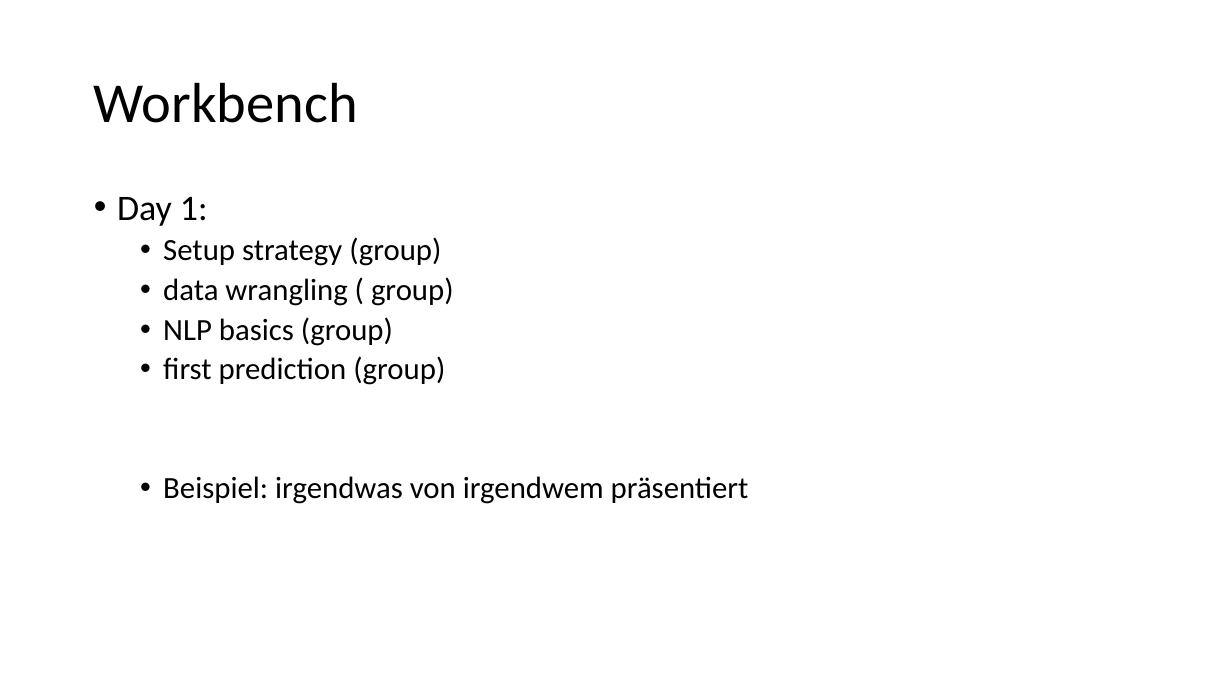
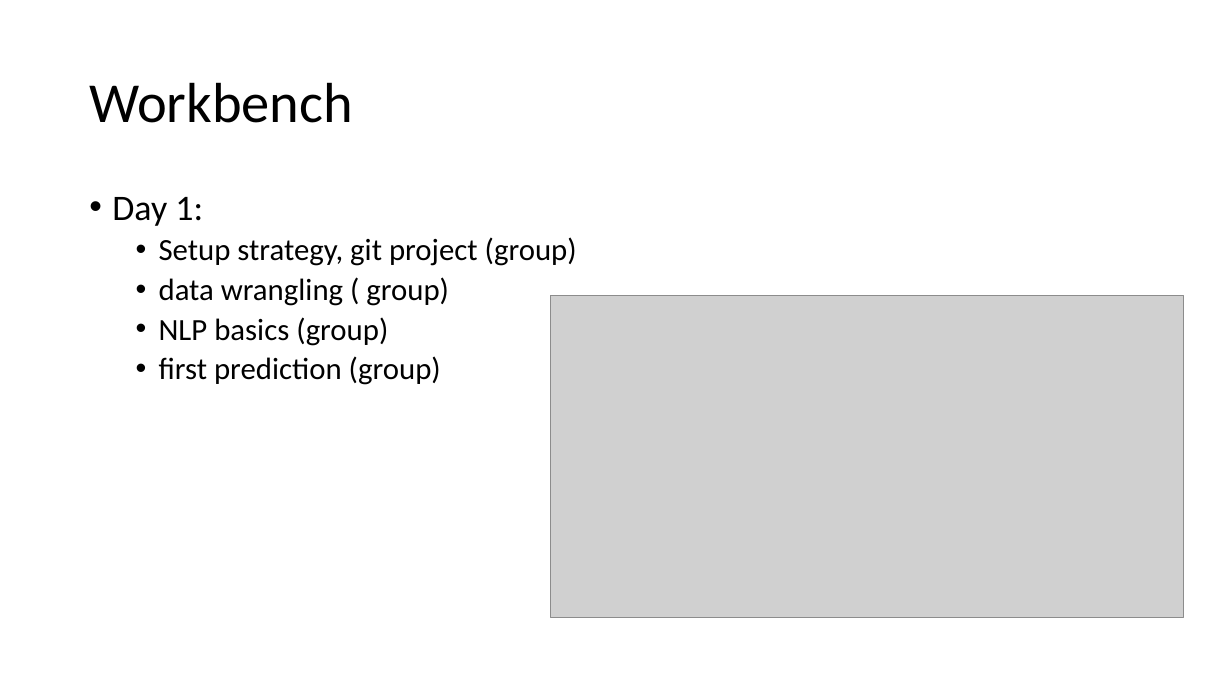
Before and after one commit to julia105/NLP-Project, a slide deck: slide 4 of Presentation Fire.pptx. Drawn at 1232x693 pixels with LibreOffice and Linux fonts; fonts in the diff are those of the drawing; grey boxes stand for pictures. Boxes give left, top, right and bottom in pixels: in the first picture for what was removed or moved away, otherwise in the second. Text is boxed around its words. In the diff, an @@ line names an element or a change of style, - is before the commit and + after.

```diff
--- a/Presentation Fire.pptx
+++ b/Presentation Fire.pptx
@@ title "Workbench": place and size @@
-title "Workbench" at box(94, 82, 358, 123)
+title "Workbench" at box(89, 82, 353, 123)
@@ text at box(159, 237, 577, 266): text changed @@
-  • Setup strategy (group)
+  • Setup strategy, git project (group)
@@ picture added at box(551, 295, 1184, 617) @@
@@ text at box(163, 476, 749, 504): paragraph removed @@
-  • Beispiel: irgendwas von irgendwem präsentiert
```
Also in this commit, not shown: 6 other slides changed, 9 slides added, 1 slide removed.
